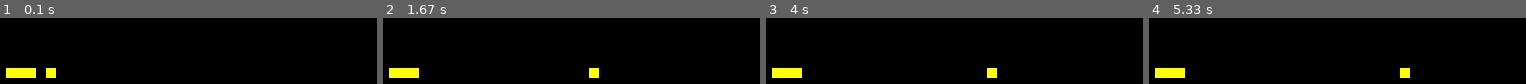
Above: before the commit, frames 1-4 (left to right).
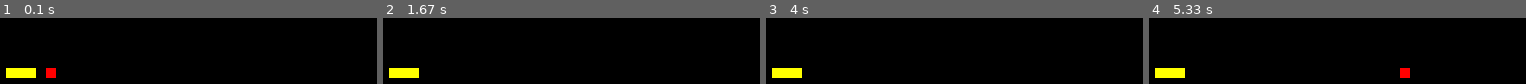
Above: after the commit, the same moments.

Repository: Kristian-Roopnarine/Snake-PyGame
Game: pygame game, started from Snake.py
Two runs of this game, one before a commit and one after it. Both use one fixed random seed, a clock stepped at 60 frames per second and the inputs below.
Inputs:
- Up to frame 1 (0.1 s): no input
- Up to frame 2 (1.67 s): tap Enter at 0.33 s; hold Up 1.17-1.63 s
- Up to frame 3 (4 s): hold Down 2.73-3.03 s; hold Right from 3.9 s (still down)
- Up to frame 4 (5.33 s): release Right at 4.53 s; hold Down 4.57-4.93 s; hold Left from 4.97 s (still down)

The runs differ from the first frame. In frame 1, 0.4% of the frame differs, in the area x 12-15%, y 75-91%; in frame 2, 0.4%; in frame 3, 0.4%; in frame 4, 0.4%.

Commit message:
Fixed bug where the game was producing two snakes.

Diff:
--- a/App.py
+++ b/App.py
@@ -20,16 +20,17 @@
         # get positions of snake and turn into rectangles
         snake_size = len(self.player.x)
 
-        for j in range(snake_size):
-            for i in range(snake_size):
-                if i == 0 and j == 0: # if snake head
-                    head = pygame.Rect(self.player.x[i],self.player.y[j],self.block,self.block)
-                    pygame.draw.rect(self.screen,self.player.head_color,head)
-                    #self.snake.append(head)
-                else: # if body
-                    rect = pygame.Rect(self.player.x[i],self.player.y[j],self.block,self.block)
-                    pygame.draw.rect(self.screen,self.player.body_color,rect)
-                    #self.snake.append(rect)
+        for i in range(snake_size):
+
+            if i == 0: # if snake head
+                head = pygame.Rect(self.player.x[i],self.player.y[i],self.block,self.block)
+                pygame.draw.rect(self.screen,self.player.head_color,head)
+
+
+            else: # if body
+                rect = pygame.Rect(self.player.x[i],self.player.y[i],self.block,self.block)
+                pygame.draw.rect(self.screen,self.player.body_color,rect)
+
 
     def drawGame(self):
         for y in range(self.height//10):
@@ -47,7 +48,6 @@
 
     def startApp(self):
         self.drawGame()
-        self.drawSnake()
         pygame.display.flip()
 
         while self.running:
--- a/Player.py
+++ b/Player.py
@@ -6,7 +6,7 @@
         self.head_color =(255,0,0)
         self.body_color = (255,255,0)
         self.speed = 5
-        self.length = 0 # no body parts yet
+        self.length = 3 # no body parts yet
         self.direction = 0
 
 
